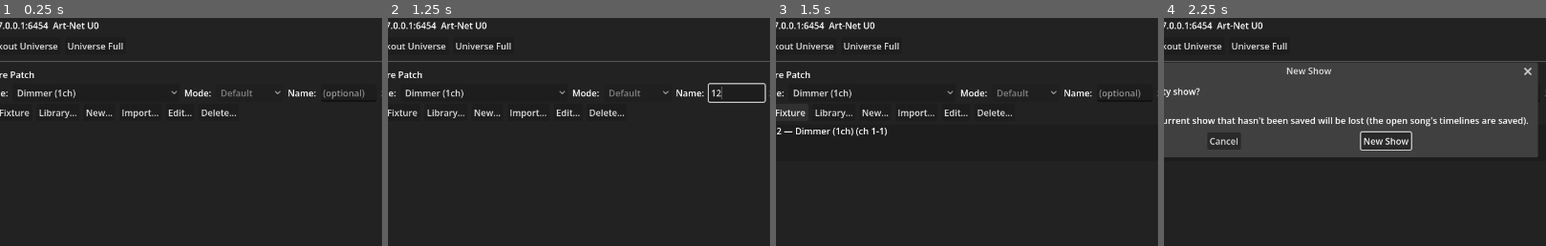
Above: before the commit, frames 1-4 (left to right).
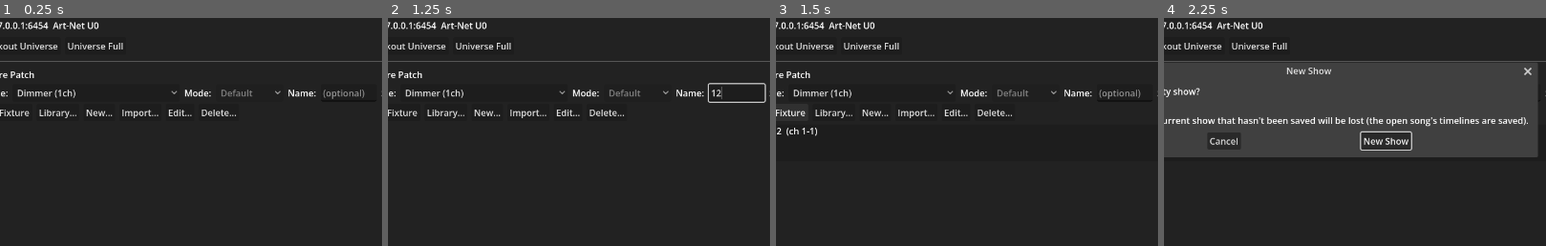
Above: after the commit, the same moments.

Repository: KonajuGames/slight-dmx-controller
Game: Godot game, scene res://main.tscn
Two runs of this game, one before a commit and one after it. Both use one fixed random seed, a clock stepped at 60 frames per second and the inputs below.
Inputs (mouse positions are % of the whole screen's width and height, from its top left):
- Up to frame 1 (0.25 s): no input
- Up to frame 2 (1.25 s): click (18, 51) at 0.52 s; type "12" at 0.6 s; click (77, 45) at 0.75 s; type "12" at 0.83 s
- Up to frame 3 (1.5 s): click "Add Fixture" at 1.25 s
- Up to frame 4 (2.25 s): click "New Show" at 2 s
The pictures show only the part of the screen within x 31-81%, y 28-78%; the shares and areas given below are measured in that part.

Frames 1-2 are identical in both runs. In frame 3, 0.4% of the frame differs, in the area x 2-29%, y 48-52%; in frame 4, nothing differs.

Commit message:
Name unnamed fixtures "Model #n" and show just the name in the patch list
A fixture added without a name (Add Fixture, MVR import) is named after
its model, numbered one past the highest "Model #n" in the whole patch.
The patch list's title shows the fixture's name and channels; its model
and mode move to the tooltip.

Co-Authored-By: Claude Opus 5.5 <noreply@anthropic.com>

Diff:
--- a/scripts/dmx_controller.gd
+++ b/scripts/dmx_controller.gd
@@ -587,6 +587,12 @@
 	panel.sender = sender
 	panel.available_profiles = available_profiles
 	panel.profile_action_cb = _on_profile_action
+	panel.patch_names_cb = func():
+		var names: Array = []
+		for p in _panels:
+			for f in p.patched_fixtures:
+				names.append(String(f["name"]))
+		return names
 	panel.patch_changed.connect(_on_patch_changed)
 	universe_tabs.add_child(panel)
 	_panels.append(panel)
--- a/scripts/universe_panel.gd
+++ b/scripts/universe_panel.gd
@@ -20,6 +20,10 @@
 ## Shell handler: func(action: String, profile) where action is
 ## "new" (profile null), "edit", or "delete".
 var profile_action_cb := Callable()
+## Every patched fixture's name across all universes (set by the shell),
+## so an unnamed fixture's "Model #n" is unique show-wide. Unset: this
+## universe's names only.
+var patch_names_cb := Callable()
 
 var patched_fixtures: Array = []
 ## Fixtures lit full white for finding them (set_highlight()): fixture id
@@ -532,9 +536,9 @@
 	var profile: FixtureProfile = available_profiles[idx]
 	var mode: int = clampi(mode_option.selected, 0, max(profile.mode_count() - 1, 0))
 	var start := int(fixture_start_spin.value) - 1
-	var fixture_label := fixture_name_edit.text
-	if fixture_label.strip_edges() == "":
-		fixture_label = profile.model
+	var fixture_label := fixture_name_edit.text.strip_edges()
+	if fixture_label == "":
+		fixture_label = default_fixture_name(profile)
 
 	var fixture := {
 		"id": _next_fixture_id,
@@ -562,6 +566,25 @@
 	patch_changed.emit()
 
 
+## The name for a fixture added without one: its model and the next
+## number for that model in the patch — "XA400 #1", "XA400 #2", … One
+## past the highest in use, so a number freed by a removal isn't reused
+## while a later one is still patched.
+func default_fixture_name(profile: FixtureProfile) -> String:
+	var model := profile.model.strip_edges()
+	if model == "":
+		model = "Fixture"
+	var names: Array = patch_names_cb.call() if patch_names_cb.is_valid() \
+		else patched_fixtures.map(func(f): return String(f["name"]))
+	var prefix := model + " #"
+	var highest := 0
+	for n in names:
+		var s := String(n)
+		if s.begins_with(prefix) and s.substr(prefix.length()).is_valid_int():
+			highest = maxi(highest, s.substr(prefix.length()).to_int())
+	return "%s%d" % [prefix, highest + 1]
+
+
 ## A fixture's permanent identity (saved in the show, unlike "id", which
 ## is only for this session): 16 random hex digits. What a show's music
 ## timelines are keyed by.
@@ -576,7 +599,7 @@
 	patched_fixtures.append({
 		"id": _next_fixture_id,
 		"uid": new_uid(),
-		"name": p_name if p_name != "" else profile.model,
+		"name": p_name if p_name.strip_edges() != "" else default_fixture_name(profile),
 		"profile": profile,
 		"start": p_start,
 		"mode": mode,
@@ -661,14 +684,13 @@
 	title.size_flags_vertical = Control.SIZE_SHRINK_BEGIN
 	title.text_overrun_behavior = TextServer.OVERRUN_TRIM_ELLIPSIS
 	title.mouse_filter = Control.MOUSE_FILTER_PASS
+	# Just the fixture's name (and where it's patched); its model and mode
+	# are in the tooltip.
 	var mode_suffix := ""
 	if profile.mode_count() > 1:
 		mode_suffix = "  [%s]" % profile.mode_names()[clampi(mode, 0, profile.mode_count() - 1)]
-	title.text = "%s — %s%s (ch %d-%d)" % [
-		fixture["name"], profile.model, mode_suffix,
-		start + 1, start + chans.size()
-	]
-	title.tooltip_text = title.text
+	title.text = "%s  (ch %d-%d)" % [fixture["name"], start + 1, start + chans.size()]
+	title.tooltip_text = "%s\n%s%s" % [title.text, profile.full_name(), mode_suffix]
 	header.add_child(title)
 	var controls_col := VBoxContainer.new()
 	controls_col.add_theme_constant_override("separation", 4)
--- a/tests/show_file_test.gd
+++ b/tests/show_file_test.gd
@@ -33,6 +33,7 @@
 	await _test_timelines_with_show()
 	await _test_groups_by_uid()
 	await _test_new_show()
+	await _test_default_names()
 	print("== %d passed, %d failed, %d skipped ==" % [_p, _f, _s])
 	quit(1 if _f > 0 else 0)
 
@@ -568,5 +569,38 @@
 	fx.effects.clear()
 
 
+func _test_default_names() -> void:
+	print("- Unnamed fixtures")
+	var main: Control = load("res://main.tscn").instantiate()
+	main.last_show_store = STORE
+	root.add_child(main)
+	await process_frame
+	var panel = main._panels[0]
+	panel.add_patched(_rgb(), 0, 0, "", Vector3.ZERO, Vector3.ZERO)
+	panel.add_patched(_rgb(), 3, 0, "Front", Vector3.ZERO, Vector3.ZERO)
+	panel.add_patched(_rgb(), 6, 0, "  ", Vector3.ZERO, Vector3.ZERO)
+	ok(panel.patched_fixtures.map(func(f): return f["name"]) == ["RGB par #1", "Front", "RGB par #2"],
+		"no name: the model, numbered (%s)" % str(panel.patched_fixtures.map(func(f): return f["name"])))
+	main._on_add_universe()
+	main._panels[1].add_patched(_rgb(), 0, 0, "", Vector3.ZERO, Vector3.ZERO)
+	ok(main._panels[1].patched_fixtures[0]["name"] == "RGB par #3", "numbered across universes")
+	panel._on_remove_fixture(panel.patched_fixtures[0]["id"])
+	panel.add_patched(_rgb(), 0, 0, "", Vector3.ZERO, Vector3.ZERO)
+	ok(panel.patched_fixtures[-1]["name"] == "RGB par #4", "a removed one's number isn't reused while later ones remain")
+	# The Add Fixture button, with its Name field empty.
+	panel.profile_option.selected = 0
+	panel.fixture_name_edit.text = ""
+	panel._on_add_fixture_pressed()
+	var model: String = panel.available_profiles[0].model
+	ok(panel.patched_fixtures[-1]["name"] == model + " #1", "Add Fixture with no name: %s" % panel.patched_fixtures[-1]["name"])
+	var title: Label = panel.fixtures_vbox.get_child(panel.fixtures_vbox.get_child_count() - 1) \
+		.find_children("*", "Label", true, false)[0]
+	ok(title.text.begins_with(model + " #1  (ch ") and title.text.count(model) == 1 and model in title.tooltip_text,
+		"the list shows just its name (%s); the model's in the tooltip" % title.text)
+	main.queue_free()
+	await process_frame
+	DirAccess.remove_absolute(ProjectSettings.globalize_path(STORE))
+
+
 func _artnet_count() -> int:
 	return root.get_node("ArtNet").universe_count()
